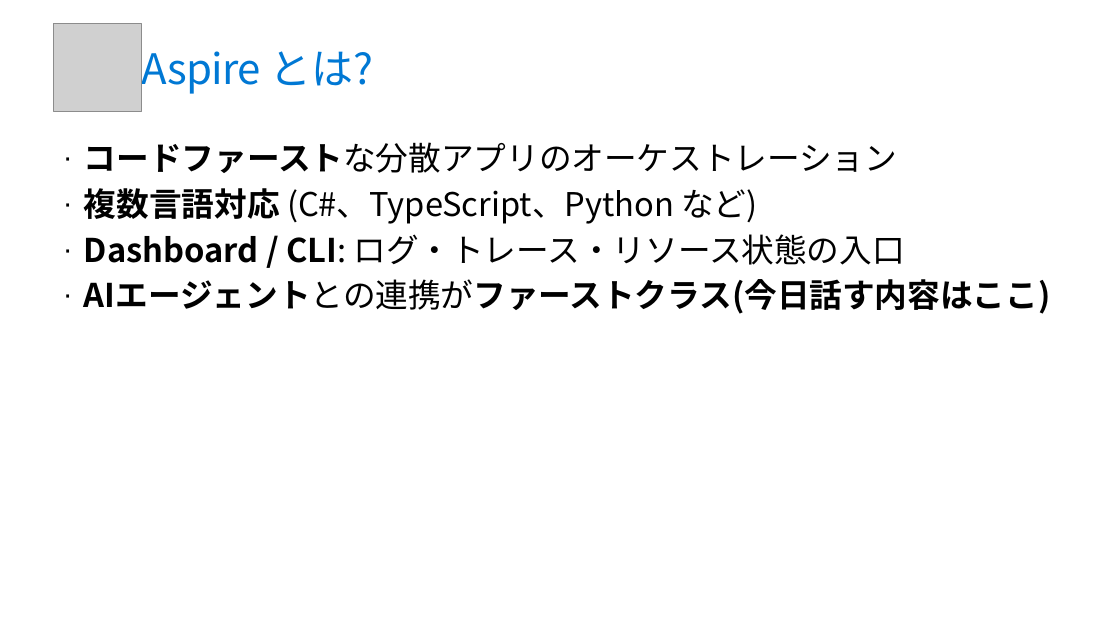
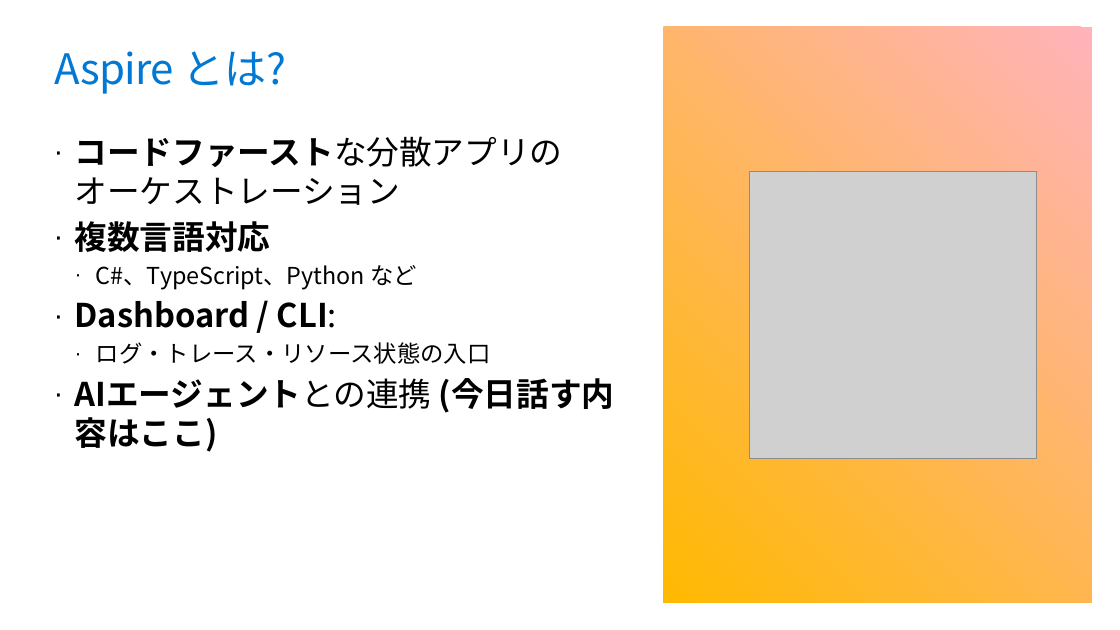
Before and after one commit to runceel/super-dotnet-new-01, a slide deck: slide 3 of slides.pptx. Drawn at 1120x630 pixels with LibreOffice and Linux fonts; fonts in the diff are those of the drawing; grey boxes stand for pictures; background and template pictures are left out. Boxes give left, top, right and bottom in pixels: in the first picture for what was removed or moved away, otherwise in the second. Text is boxed around its words. In the diff, an @@ line names an element or a change of style, - is before the commit and + after.

```diff
--- a/slides.pptx
+++ b/slides.pptx
@@ picture removed at [54, 24, 141, 111] @@
@@ rectangle added at [664, 27, 1092, 603], fill gradient #FFB3BB to #FFB900 @@
@@ title "Aspire とは?" rewrapped from [141, 41, 373, 94] to [54, 51, 286, 94] @@
@@ text at [75, 136, 614, 452]: text changed @@
-· コードファーストな分散アプリのオーケストレーション
-· 複数言語対応 (C#、TypeScript、Python など)
-· Dashboard / CLI: ログ・トレース・リソース状態の入口
-· AIエージェントとの連携がファーストクラス(今日話す内容はここ)
+· コードファーストな分散アプリの
+  オーケストレーション
+· 複数言語対応
+  · C#、TypeScript、Python など
+· Dashboard / CLI:
+  · ログ・トレース・リソース状態の入口
+· AIエージェントとの連携 (今日話す内容はここ)
@@ picture added at [750, 171, 1038, 459] @@
```
Also in this commit, not shown: 1 other slide changed.
